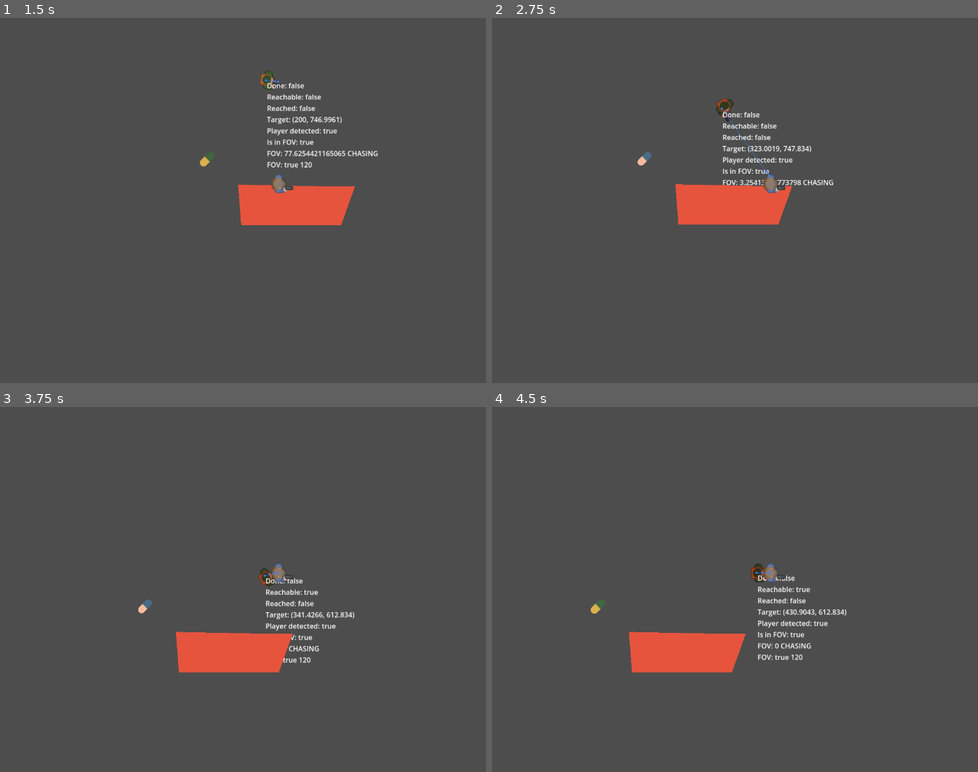
Above: before the commit, frames 1-4 (two rows, left to right).
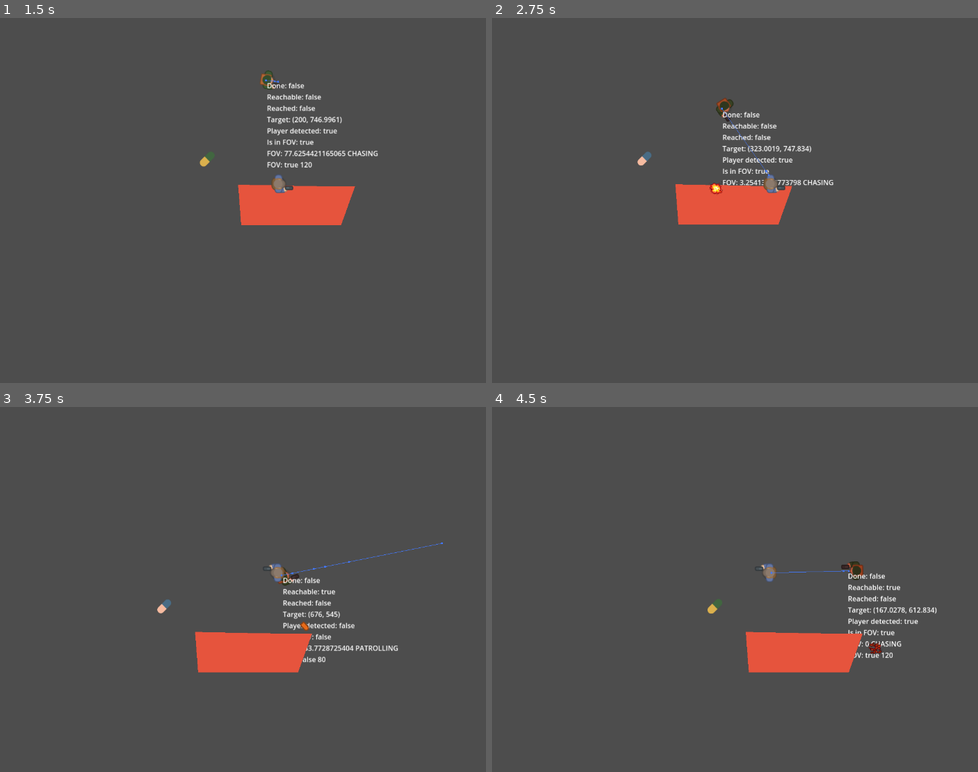
Above: after the commit, the same moments.

Repository: Nhanth123/top-down-shooter
Game: Godot game, scene res://scenes/level_map.tscn
Same seed, same stepped clock (60 frames per second), same inputs: the game is played once before the commit and once after it. Sound files missing from this copy of the repository are replaced by a short silence.
Inputs (mouse positions are in pixels of both pictures, inside the frame that each line leads up to):
- Up to frame 1 (1.5 s): move the mouse to (398, 164) at 0.52 s; hold D (right) 0.53-1.28 s; click (398, 164) at 0.6 s; move the mouse to (165, 204) at 1.27 s; hold S (down) from 1.28 s (still down); click (165, 204) at 1.35 s
- Up to frame 2 (2.75 s): move the mouse to (827, 91) at 2.02 s; release S (down) at 2.03 s; hold D (right) from 2.03 s (still down); click (827, 91) at 2.1 s
- Up to frame 3 (3.75 s): move the mouse to (252, 655) at 2.77 s; release D (right) at 2.78 s; hold W (up) 2.78-3.53 s; click (252, 655) at 2.85 s; move the mouse to (447, 636) at 3.52 s; hold A (left) from 3.53 s (still down); click (447, 636) at 3.6 s
- Up to frame 4 (4.5 s): keep holding A (left); move the mouse to (603, 509) at 4.27 s; click (603, 509) at 4.35 s

Frame 1 is identical in both runs. In frame 2, less than 0.1% of the frame differs, in the area x 44-48%, y 45-49%; in frame 3, 2.3%; in frame 4, 6.6%, in the area x 20-92%, y 42-73%.

Commit message:
Feature: Implement shooting

Diff:
--- /dev/null
+++ b/scenes/Boom/boom.gd
@@ -0,0 +1,5 @@
+extends AnimatedSprite2D
+
+
+func _on_audio_stream_player_2d_finished() -> void:
+	queue_free()
--- /dev/null
+++ b/scenes/Boom/boom.tscn
@@ -0,0 +1,68 @@
+[gd_scene load_steps=11 format=3 uid="uid://di6p1femr33gi"]
+
+[ext_resource type="Texture2D" uid="uid://cjw2mjpacn1p8" path="res://assets/spritesheets/EXPLOSION_ANIMATION.png" id="1_6viw1"]
+[ext_resource type="AudioStream" uid="uid://c33hije8pikm1" path="res://assets/sounds/sfx_exp_medium4.wav" id="2_gslgq"]
+[ext_resource type="Script" path="res://scenes/Boom/boom.gd" id="2_p5a0t"]
+
+[sub_resource type="AtlasTexture" id="AtlasTexture_r136a"]
+atlas = ExtResource("1_6viw1")
+region = Rect2(0, 0, 32, 32)
+
+[sub_resource type="AtlasTexture" id="AtlasTexture_bkixq"]
+atlas = ExtResource("1_6viw1")
+region = Rect2(32, 0, 32, 32)
+
+[sub_resource type="AtlasTexture" id="AtlasTexture_te8yu"]
+atlas = ExtResource("1_6viw1")
+region = Rect2(64, 0, 32, 32)
+
+[sub_resource type="AtlasTexture" id="AtlasTexture_hbpvm"]
+atlas = ExtResource("1_6viw1")
+region = Rect2(96, 0, 32, 32)
+
+[sub_resource type="AtlasTexture" id="AtlasTexture_tivpp"]
+atlas = ExtResource("1_6viw1")
+region = Rect2(128, 0, 32, 32)
+
+[sub_resource type="AtlasTexture" id="AtlasTexture_rm845"]
+atlas = ExtResource("1_6viw1")
+region = Rect2(160, 0, 32, 32)
+
+[sub_resource type="SpriteFrames" id="SpriteFrames_ddjgo"]
+animations = [{
+"frames": [{
+"duration": 1.0,
+"texture": SubResource("AtlasTexture_r136a")
+}, {
+"duration": 1.0,
+"texture": SubResource("AtlasTexture_bkixq")
+}, {
+"duration": 1.0,
+"texture": SubResource("AtlasTexture_te8yu")
+}, {
+"duration": 1.0,
+"texture": SubResource("AtlasTexture_hbpvm")
+}, {
+"duration": 1.0,
+"texture": SubResource("AtlasTexture_tivpp")
+}, {
+"duration": 1.0,
+"texture": SubResource("AtlasTexture_rm845")
+}],
+"loop": false,
+"name": &"default",
+"speed": 10.0
+}]
+
+[node name="Boom" type="AnimatedSprite2D"]
+sprite_frames = SubResource("SpriteFrames_ddjgo")
+autoplay = "default"
+frame = 5
+frame_progress = 1.0
+script = ExtResource("2_p5a0t")
+
+[node name="AudioStreamPlayer2D" type="AudioStreamPlayer2D" parent="."]
+stream = ExtResource("2_gslgq")
+autoplay = true
+
+[connection signal="finished" from="AudioStreamPlayer2D" to="." method="_on_audio_stream_player_2d_finished"]
--- /dev/null
+++ b/scenes/Bullet/bullet.gd
@@ -0,0 +1,34 @@
+extends Area2D
+
+const boom : PackedScene = preload("res://scenes/Boom/boom.tscn")
+const speed: float = 250.0
+var _dir_of_travel : Vector2 = Vector2.ZERO
+var _target_position : Vector2 = Vector2.ZERO
+
+func _ready() -> void:
+	look_at(_target_position)
+
+
+func _process(delta: float) -> void:
+	position += speed * delta * _dir_of_travel
+
+
+
+func init(target: Vector2, start_pos:Vector2) -> void:
+	_target_position = target
+	_dir_of_travel = start_pos.direction_to(target)
+	global_position = start_pos
+
+func create_boom() -> void:
+	var b = boom.instantiate()
+	b.global_position = global_position
+	get_tree().root.add_child(b)
+	queue_free()
+
+
+func _on_timer_timeout() -> void:
+	create_boom()
+
+
+func _on_body_entered(body: Node2D) -> void:
+	create_boom()
--- /dev/null
+++ b/scenes/Bullet/bullet.tscn
@@ -0,0 +1,29 @@
+[gd_scene load_steps=4 format=3 uid="uid://0rbfopa2qhtw"]
+
+[ext_resource type="Script" path="res://scenes/Bullet/bullet.gd" id="1_qiggf"]
+[ext_resource type="Texture2D" uid="uid://co10moiguycbj" path="res://assets/images/bulletRed_outline.png" id="2_vuoik"]
+
+[sub_resource type="CapsuleShape2D" id="CapsuleShape2D_nqvbl"]
+radius = 6.0
+height = 24.0
+
+[node name="Bullet" type="Area2D"]
+light_mask = 0
+visibility_layer = 5
+script = ExtResource("1_qiggf")
+
+[node name="Sprite2D" type="Sprite2D" parent="."]
+rotation = 1.5708
+scale = Vector2(0.65, 0.65)
+texture = ExtResource("2_vuoik")
+
+[node name="CollisionShape2D" type="CollisionShape2D" parent="."]
+rotation = 1.5708
+shape = SubResource("CapsuleShape2D_nqvbl")
+
+[node name="Timer" type="Timer" parent="."]
+one_shot = true
+autostart = true
+
+[connection signal="body_entered" from="." to="." method="_on_body_entered"]
+[connection signal="timeout" from="Timer" to="." method="_on_timer_timeout"]
--- a/scenes/NPC/npc.gd
+++ b/scenes/NPC/npc.gd
@@ -11,7 +11,7 @@
 
 @export var patrol_points: NodePath
 
-
+const BULLET  = preload("res://scenes/Bullet/bullet.tscn")
 
 enum ENEMY_STATE { PATROLLING, CHASING, SEARCHING }
 
@@ -159,3 +159,16 @@
 
 		velocity = global_position.direction_to(next_path_position) * SPEED[_state]
 		move_and_slide()
+
+func shoot() -> void:
+	var target = _player_ref.global_position
+	var b  = BULLET.instantiate()
+	b.init(target, global_position)
+	get_tree().root.add_child(b)
+	SoundManager.play_laser(gasp_sound)
+
+
+func _on_shoot_timer_timeout() -> void:
+	if _state != ENEMY_STATE.CHASING:
+		return
+	shoot()
--- a/scenes/NPC/npc.tscn
+++ b/scenes/NPC/npc.tscn
@@ -46,6 +46,7 @@
 }
 
 [node name="NPC" type="CharacterBody2D"]
+collision_layer = 0
 script = ExtResource("1_jfw7b")
 
 [node name="Sprite2D" type="Sprite2D" parent="."]
@@ -83,3 +84,9 @@
 }
 
 [node name="GaspSound" type="AudioStreamPlayer2D" parent="."]
+
+[node name="Shoot_Timer" type="Timer" parent="."]
+wait_time = 1.5
+autostart = true
+
+[connection signal="timeout" from="Shoot_Timer" to="." method="_on_shoot_timer_timeout"]
Binary file added: assets/spritesheets/EXPLOSION_ANIMATION.png
Not shown, removed: assets/spritesheets/EXPLOSION_ANIMATION.png.import
Binary file added: assets/spritesheets/concrete.png
Not shown, removed: assets/spritesheets/concrete.png.import
Binary file added: assets/spritesheets/floor.png
Not shown, removed: assets/spritesheets/floor.png.import
Binary file added: assets/spritesheets/grass.png
Not shown, removed: assets/spritesheets/grass.png.import
Binary file added: assets/spritesheets/objects.png
Not shown, removed: assets/spritesheets/objects.png.import
Binary file added: assets/spritesheets/playeholder_tiles_64.png
Not shown, removed: assets/spritesheets/playeholder_tiles_64.png.import
(and 2 more such lines)
